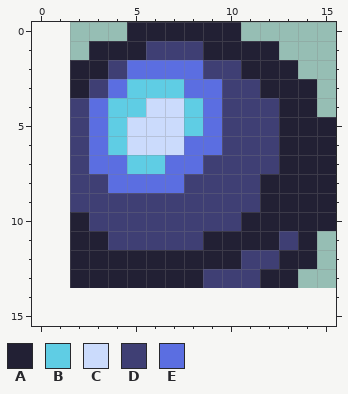
One commit to this pixel-art sprite: 2 week/img/ball.png. The picture above was drawn from the file before the commit.
The file is 17x14 pixels. The old version is drawn lined up with the new one, on the new canvas.
Palette (. is transparent): A #222034  B #5fcde4  C #cbdbfc  D #3f3f74  E #5b6ee1
After the commit:
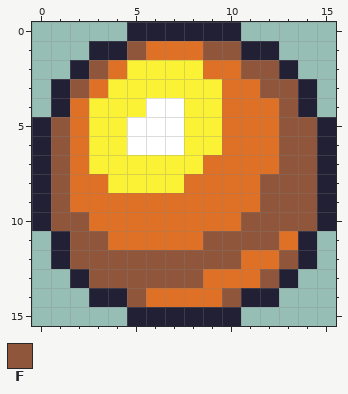
Colours new in this view: F #8f563b
Diff:
{"change": "canvas 17x14 -> 16x16, the old top-left corner now at 2,0 (the part of the old canvas that was cut away was empty and is not shown)"}
{"colour":"C","old":"#cbdbfc","new":"#ffffff"}
{"colour":"D","old":"#3f3f74","new":"#df7126"}
{"colour":"E","old":"#5b6ee1","new":"#fbf236"}
{"y":1,"x":5,"old":"A","new":"F"}
{"y":1,"x":9,"old":"AA","new":"FF"}
{"y":2,"x":3,"old":"A","new":"F"}
{"y":2,"x":11,"old":"AA","new":"FF"}
{"y":3,"x":1,"old":".A","new":"AF"}
{"y":3,"x":5,"old":"BBB","new":"EEE"}
{"y":3,"x":12,"old":"AA","new":"FF"}
{"y":4,"x":1,"old":".","new":"A"}
{"y":4,"x":4,"old":"BB","new":"EE"}
{"y":4,"x":8,"old":"B","new":"E"}
{"y":4,"x":13,"old":"A","new":"F"}
{"y":5,"x":0,"old":"..","new":"AF"}
{"y":5,"x":4,"old":"B","new":"E"}
{"y":5,"x":8,"old":"B","new":"E"}
{"y":5,"x":13,"old":"AA","new":"FF"}
{"y":6,"x":0,"old":"..","new":"AF"}
{"y":6,"x":4,"old":"B","new":"E"}
{"y":6,"x":13,"old":"AA","new":"FF"}
{"y":7,"x":0,"old":"..","new":"AF"}
{"y":7,"x":5,"old":"BB","new":"EE"}
{"y":7,"x":13,"old":"AA","new":"FF"}
{"y":8,"x":0,"old":"..","new":"AF"}
{"y":8,"x":12,"old":"AAA","new":"FFF"}
{"y":9,"x":0,"old":"..","new":"AF"}
{"y":9,"x":12,"old":"AAA","new":"FFF"}
{"y":10,"x":0,"old":"..A","new":"AFF"}
{"y":10,"x":11,"old":"AAAA","new":"FFFF"}
{"y":11,"x":1,"old":".AA","new":"AFF"}
{"y":11,"x":9,"old":"AAAA","new":"FFFF"}
{"y":12,"x":1,"old":".AAAAAAAAA","new":"AFFFFFFFFF"}
{"y":12,"x":13,"old":"A","new":"F"}
{"y":13,"x":3,"old":"AAAAAA","new":"FFFFFF"}
{"y":13,"x":12,"old":"A","new":"F"}
{"y":14,"x":3,"old":"..........","new":"AAFDDDDFAA"}
{"y":15,"x":5,"old":"......","new":"AAAAAA"}
{"label":"changed","picture_box":[32,41,317,326]}
